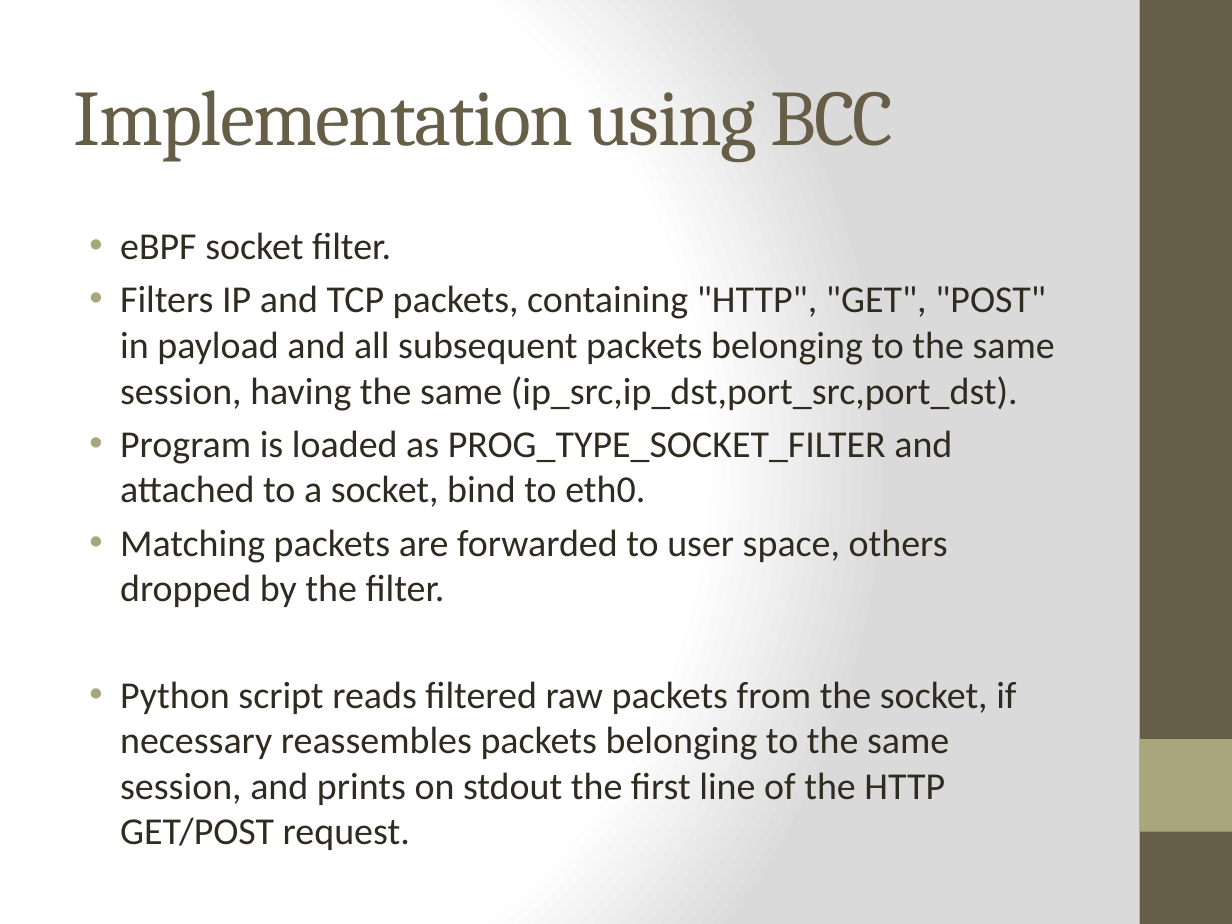
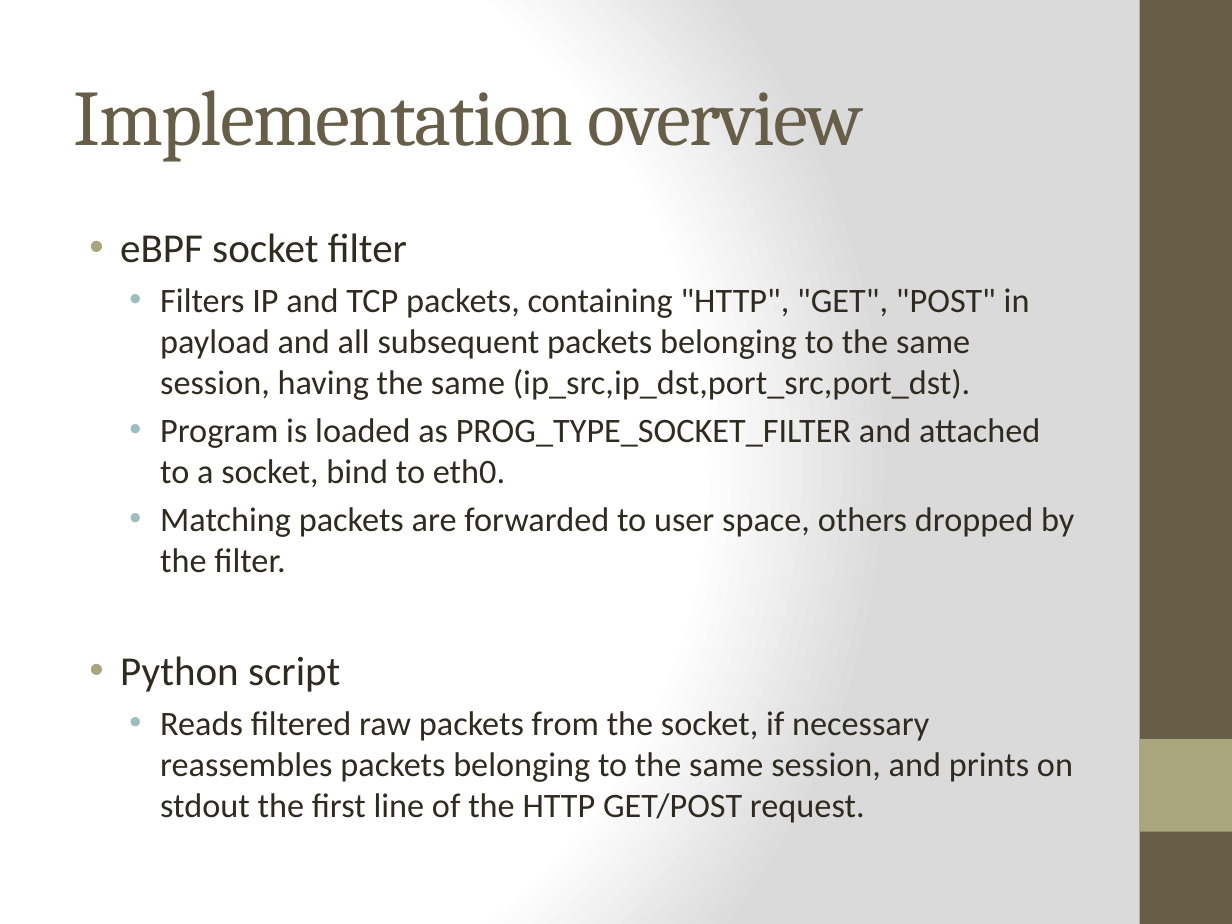
Before and after one commit to netgroup-polito/ebpf-test, a slide deck: slide 3 of ebpf_http_filter.pptx. Drawn at 1232x924 pixels with LibreOffice and Linux fonts; fonts in the diff are those of the drawing. Boxes give left, top, right and bottom in pixels: in the first picture for what was removed or moved away, otherwise in the second. Text is boxed around its words. In the diff, an @@ line names an element or a change of style, - is before the commit and + after.

```diff
--- a/ebpf_http_filter.pptx
+++ b/ebpf_http_filter.pptx
@@ title at box(74, 90, 864, 162): text changed @@
-Implementation using BCC
+Implementation overview
@@ text at box(120, 233, 407, 263): text changed; size 22.2 to 24 pt @@
-• eBPF socket filter.
+• eBPF socket filter
@@ text at box(160, 288, 1074, 573): size 22.2 to 20 pt in "Filters IP and TCP packets, containing "HTTP", ...", "Program is loaded as PROG_TYPE_SOCKET_FILTER and attached ...", "Matching packets are forwarded to user space, ..."; list level 1 to 2 in "Filters IP and TCP packets, ..."; bullet colour #A9A57C to #9CBEBD; list level 1 to 2 in "Program is loaded as PROG_TYPE_SOCKET_FILTER ..."; list level 1 to 2 in "Matching packets are forwarded to ..." @@
@@ text at box(120, 656, 1073, 823): text changed; size 22.2 to 20 pt @@
-• Python script reads filtered raw packets from the socket, if necessary reassembles packets belonging to the same session, and prints on stdout the first line of the HTTP GET/POST request.
+• Python script
+  • Reads filtered raw packets from the socket, if necessary reassembles packets belonging to the same session, and prints on stdout the first line of the HTTP GET/POST request.
```
Also in this commit, not shown: 4 other slides changed, 4 other files.
